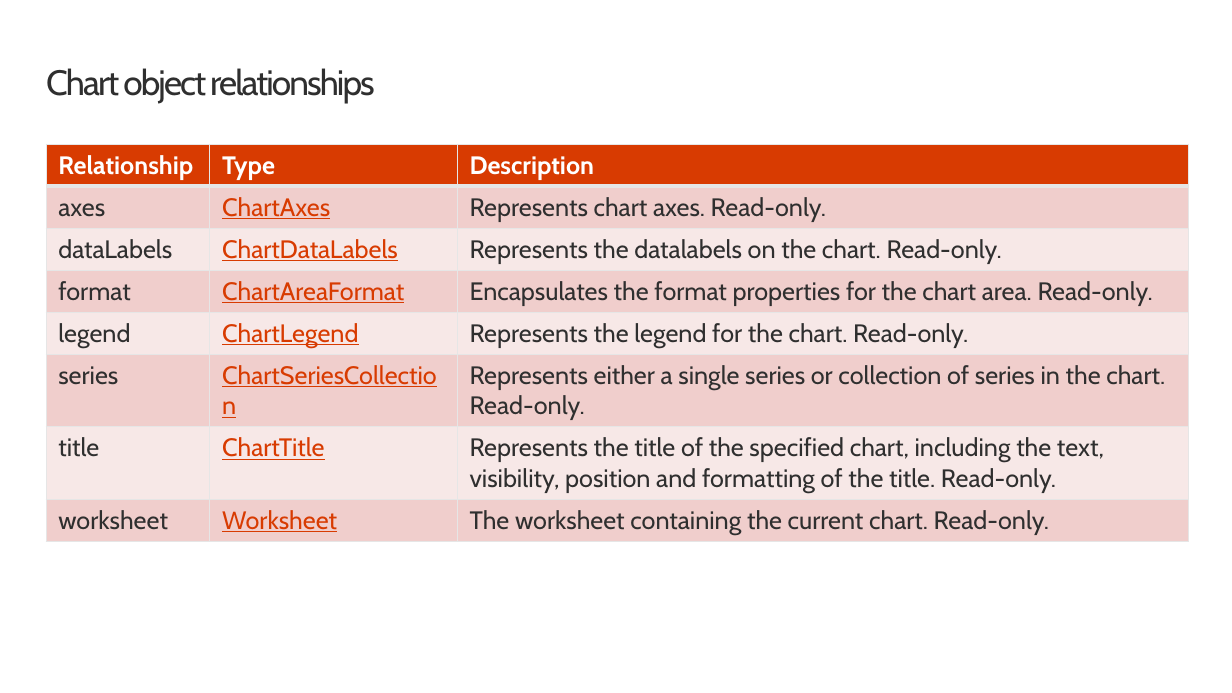
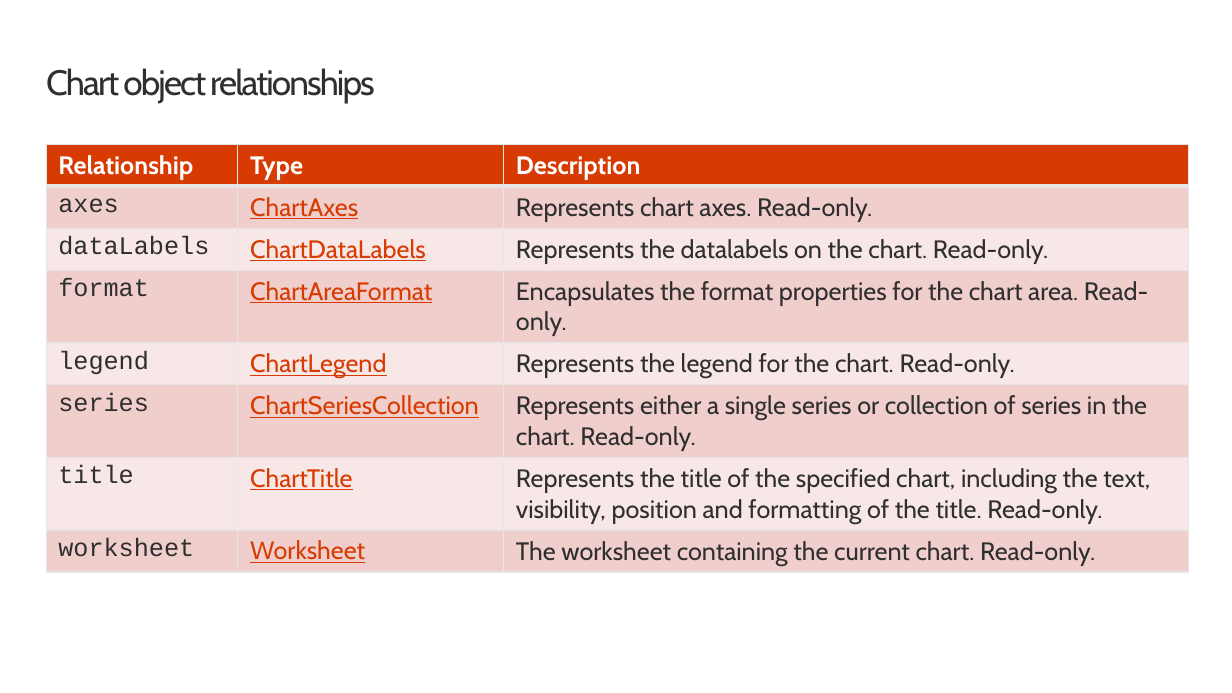
Before and after one commit to OfficeDev/TrainingContent, a slide deck: slide 15 of OfficeAddin/02 Building Add-ins for Microsoft Excel/01 Tables and Charts in Excel Add-ins.pptx. Drawn at 1232x693 pixels with LibreOffice and Linux fonts; fonts in the diff are those of the drawing; background and template pictures are left out. Boxes give left, top, right and bottom in pixels: in the first picture for what was removed or moved away, otherwise in the second. Text is boxed around its words. In the diff, an @@ line names an element or a change of style, - is before the commit and + after.

```diff
--- a/OfficeAddin/02 Building Add-ins for Microsoft Excel/01 Tables and Charts in Excel Add-ins.pptx
+++ b/OfficeAddin/02 Building Add-ins for Microsoft Excel/01 Tables and Charts in Excel Add-ins.pptx
@@ table at box(46, 144, 1189, 597) @@
@@ font Cabin to Courier New in "axes", "dataLabels", "format", "legend" and 3 more places @@
```
Also in this commit, not shown: 8 other slides changed, 41 other files.
